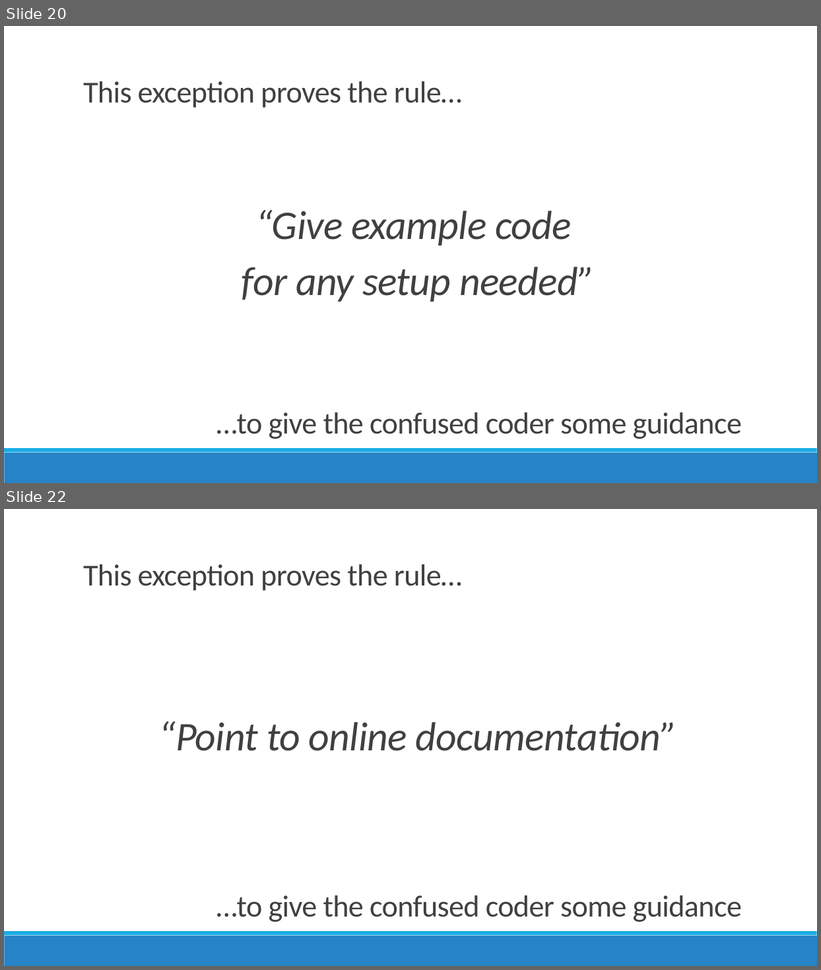
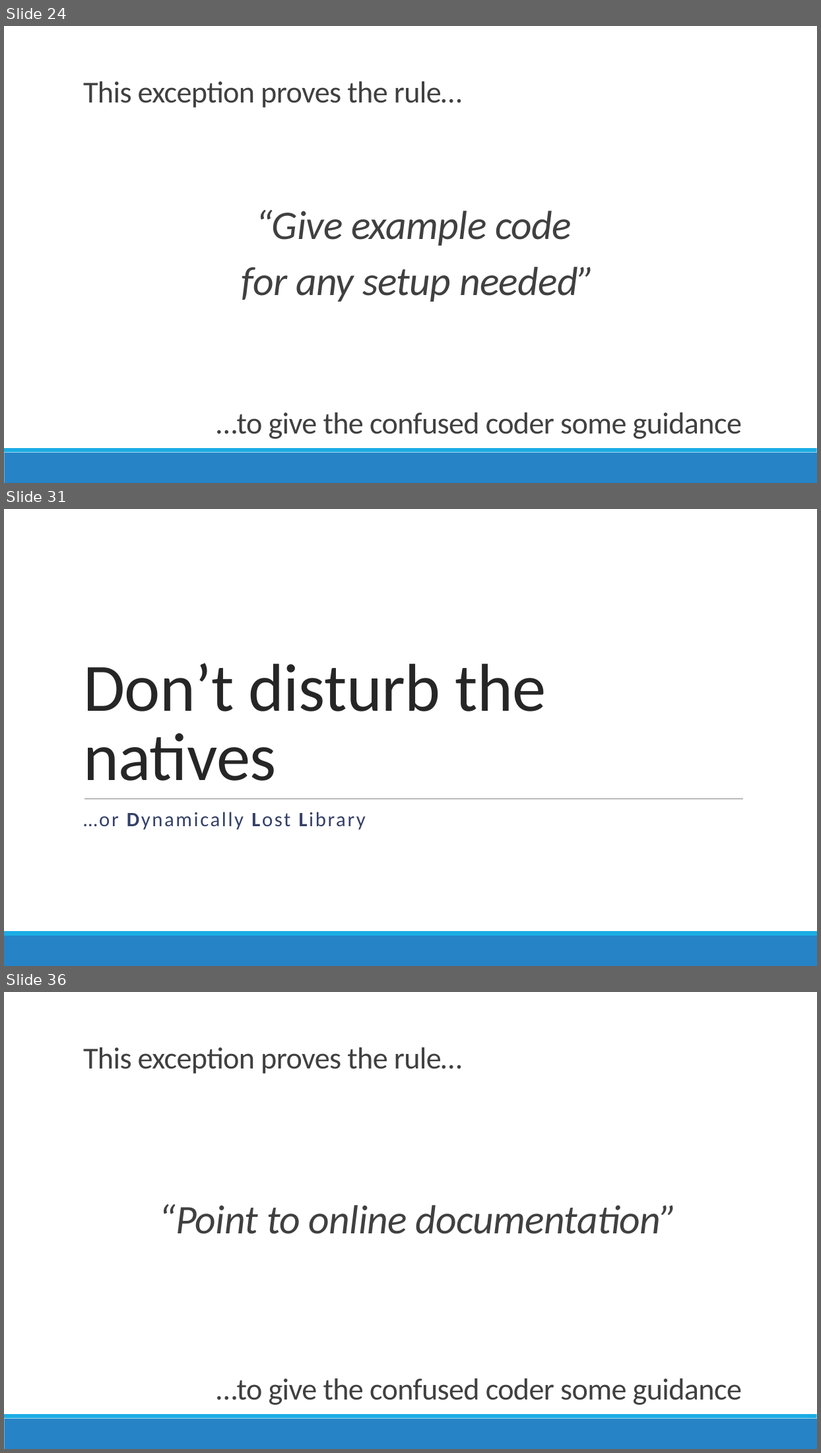
Before and after one commit to jamesrcounts/ExceptionalTalk, a slide deck: Talk.pptx. Shown one above the other, each under a label of ours: slides 20 and 22 before the commit, slides 24, 31 and 36 after it; the slides between them are not shown. The pictures are 821x970 and 821x1453 pixels, drawn with LibreOffice and Linux fonts; fonts in the diff are those of the drawing. Boxes give left, top, right and bottom in pixels: in the first picture for what was removed or moved away, otherwise in the second. Text is boxed around its words. In the diff, an @@ line names an element or a change of style, - is before the commit and + after.

Commit message:
Natives

```diff
--- a/Talk.pptx
+++ b/Talk.pptx
@@ slide 31 added at bbox=[4, 509, 817, 966], background #FFFFFF; not listed: 2 template elements that a slide beside it also shows @@
@@ title added at bbox=[83, 663, 546, 781], 80 pt, text #262626 @@
+Don’t disturb the natives
@@ line added from (85, 799) to (743, 799), #808080 0.5 pt @@
@@ subtitle added at bbox=[83, 812, 366, 830], 24 pt, text #344068 @@
+…or Dynamically Lost Library
@@ what was slide 20 is now slide 24 @@
@@ what was slide 22 is now slide 36 @@
```
Also in this commit, not shown: 1 slide changed, 13 other slides added, 3 other files.
